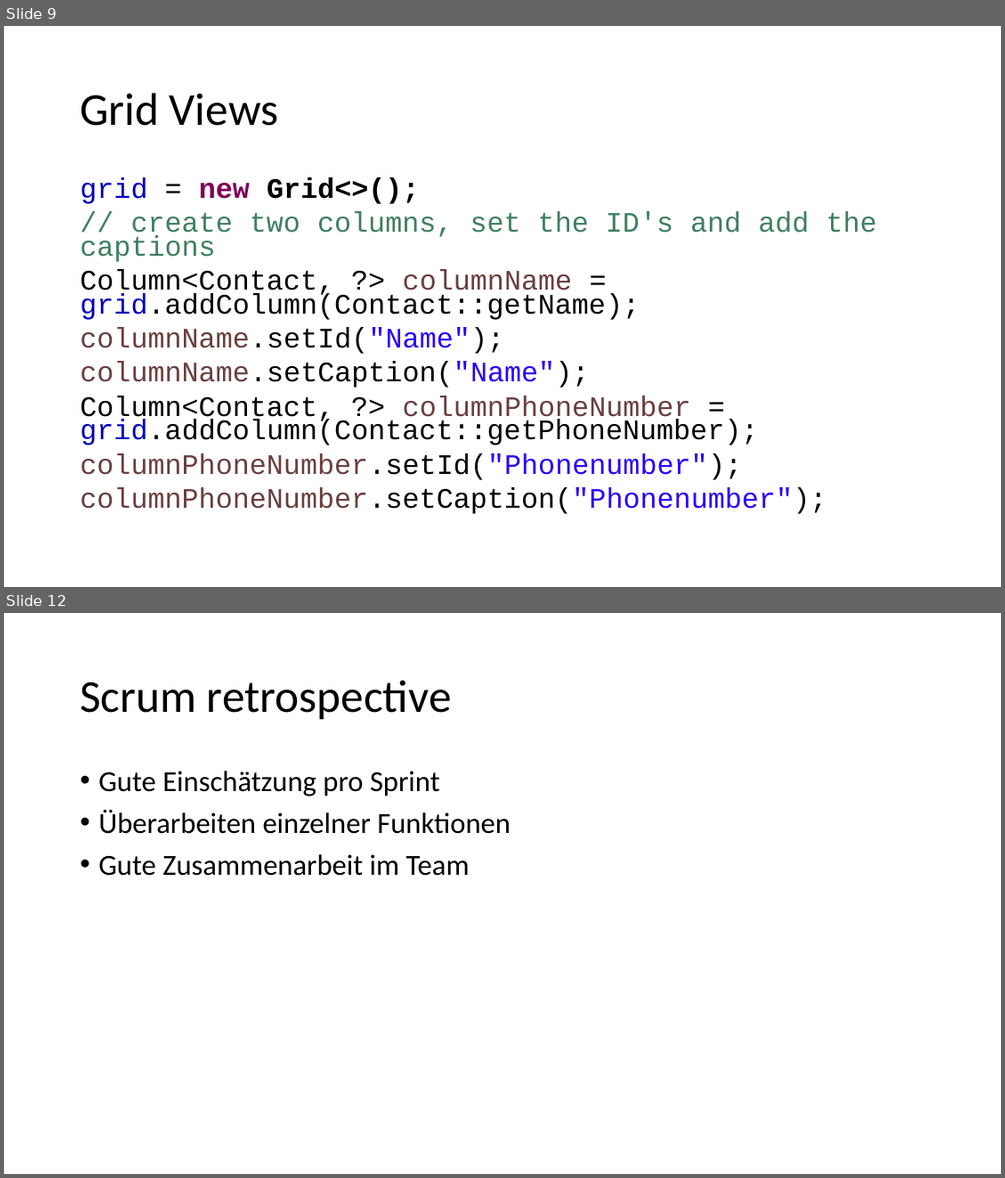
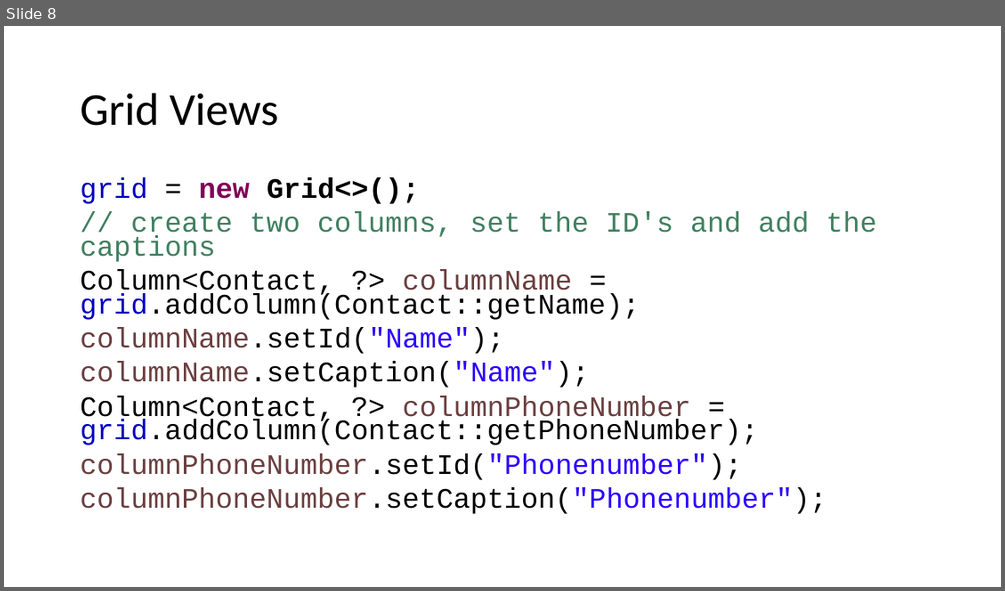
Before and after one commit to wyssp8/BTI7081-Software-Engineering-and-Design, a slide deck: doc/CS01/task14/cs1-task14-presentation.pptx. Shown one above the other, each under a label of ours: slides 9 and 12 before the commit, slide 8 after it; the slides between them are not shown. The pictures are 1005x1178 and 1005x591 pixels, drawn with LibreOffice and Linux fonts; fonts in the diff are those of the drawing. Boxes give left, top, right and bottom in pixels: in the first picture for what was removed or moved away, otherwise in the second. Text is boxed around its words. In the diff, an @@ line names an element or a change of style, - is before the commit and + after.

```diff
--- a/doc/CS01/task14/cs1-task14-presentation.pptx
+++ b/doc/CS01/task14/cs1-task14-presentation.pptx
@@ slide 12 removed at [4,613,1001,1174], background #FFFFFF @@
@@ title removed at [80,680,452,720] @@
-Scrum retrospective
@@ text removed at [98,771,510,876] @@
-• Gute Einschätzung pro Sprint
-• Überarbeiten einzelner Funktionen
-• Gute Zusammenarbeit im Team
@@ what was slide 9 is now slide 8 @@
```
Also in this commit, not shown: 2 slides changed, 1 other slide removed.
